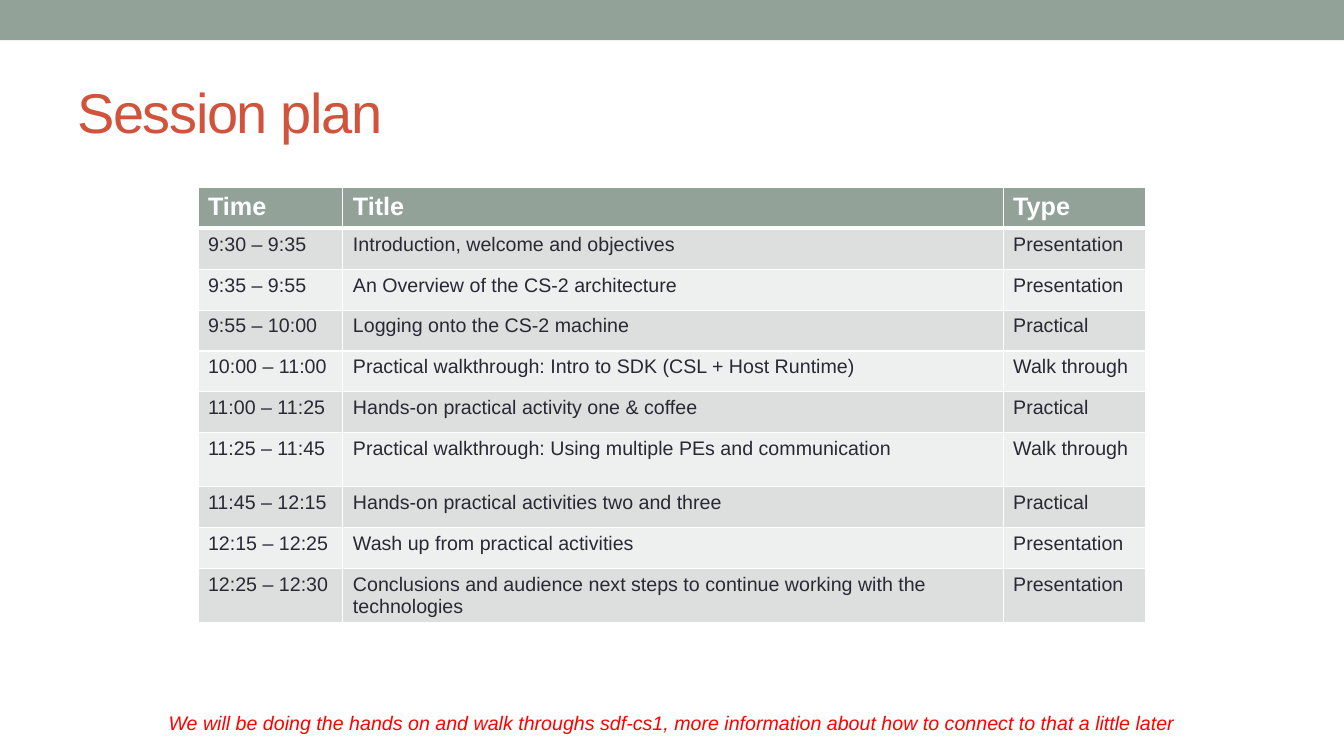
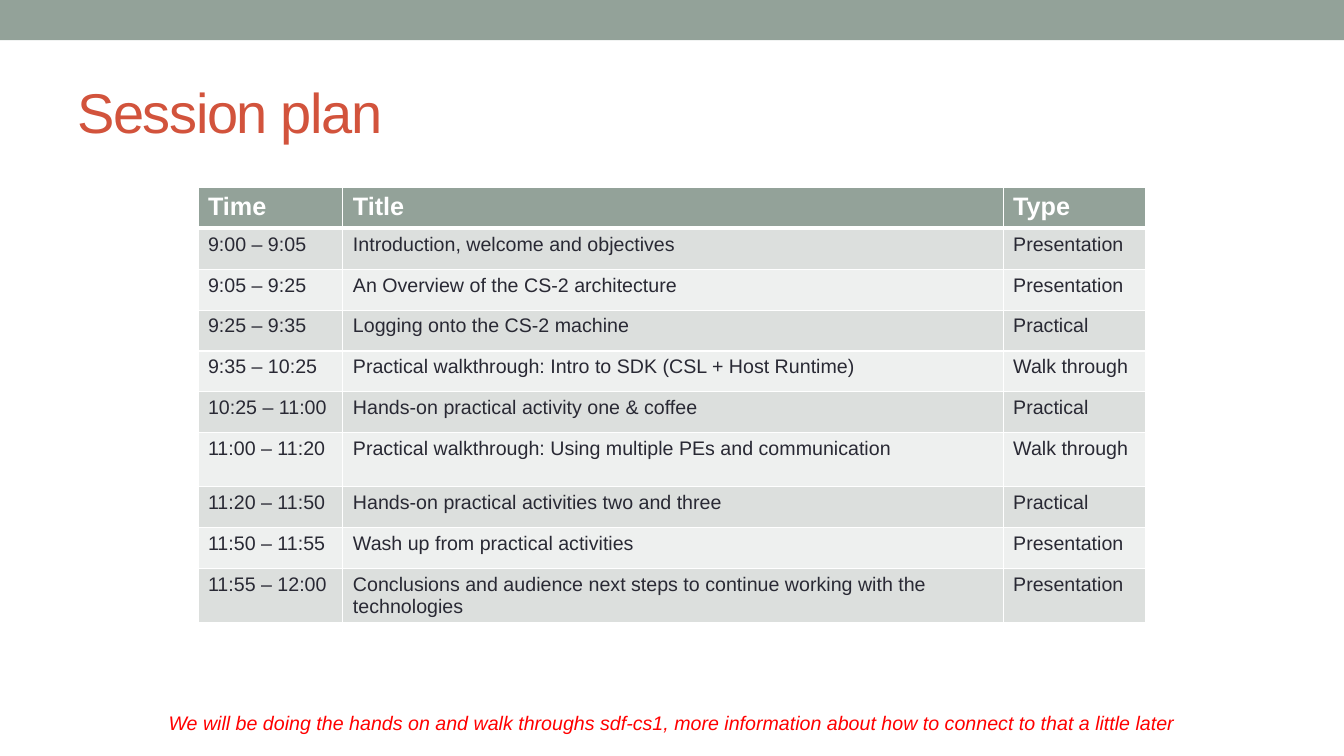
Before and after one commit to EPCCed/cs2-sdk-training, a slide deck: slide 6 of lectures/powerpoints/Welcome and overview.pptx. Drawn at 1344x756 pixels with LibreOffice and Linux fonts; fonts in the diff are those of the drawing. Boxes give left, top, right and bottom in pixels: in the first picture for what was removed or moved away, otherwise in the second. Text is boxed around its words. In the diff, an @@ line names an element or a change of style, - is before the commit and + after.

```diff
--- a/lectures/powerpoints/Welcome and overview.pptx
+++ b/lectures/powerpoints/Welcome and overview.pptx
@@ table at [198,188,1146,629] @@
-row 2, column 1: 9:30 – 9:35
+row 2, column 1: 9:00 – 9:05
-row 3, column 1: 9:35 – 9:55
+row 3, column 1: 9:05 – 9:25
-row 4, column 1: 9:55 – 10:00
+row 4, column 1: 9:25 – 9:35
-row 5, column 1: 10:00 – 11:00
+row 5, column 1: 9:35 – 10:25
-row 6, column 1: 11:00 – 11:25
+row 6, column 1: 10:25 – 11:00
-row 7, column 1: 11:25 – 11:45
+row 7, column 1: 11:00 – 11:20
-row 8, column 1: 11:45 – 12:15
+row 8, column 1: 11:20 – 11:50
-row 9, column 1: 12:15 – 12:25
+row 9, column 1: 11:50 – 11:55
-row 10, column 1: 12:25 – 12:30
+row 10, column 1: 11:55 – 12:00
```
Also in this commit, not shown: 1 other slide changed, 4 other files.
